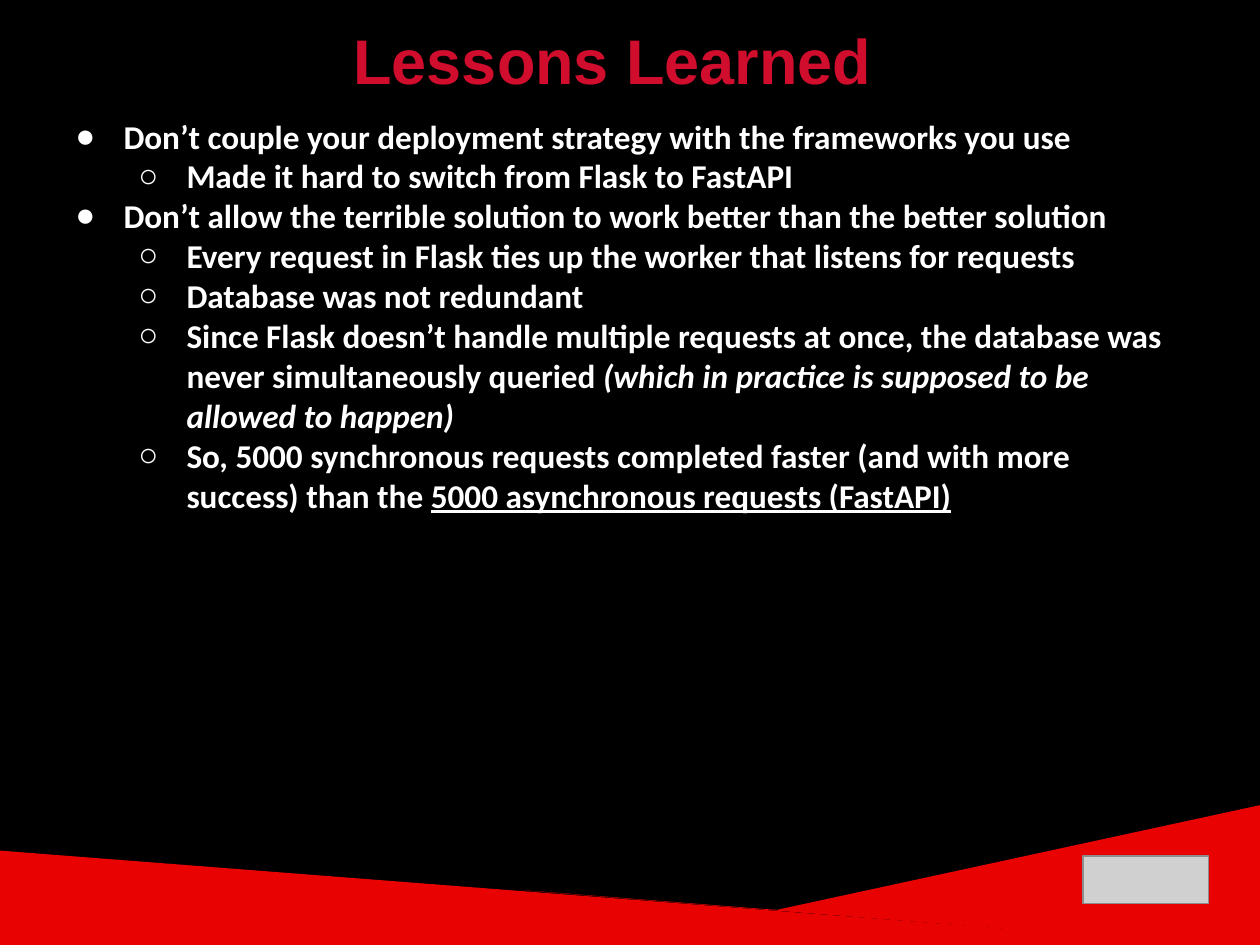
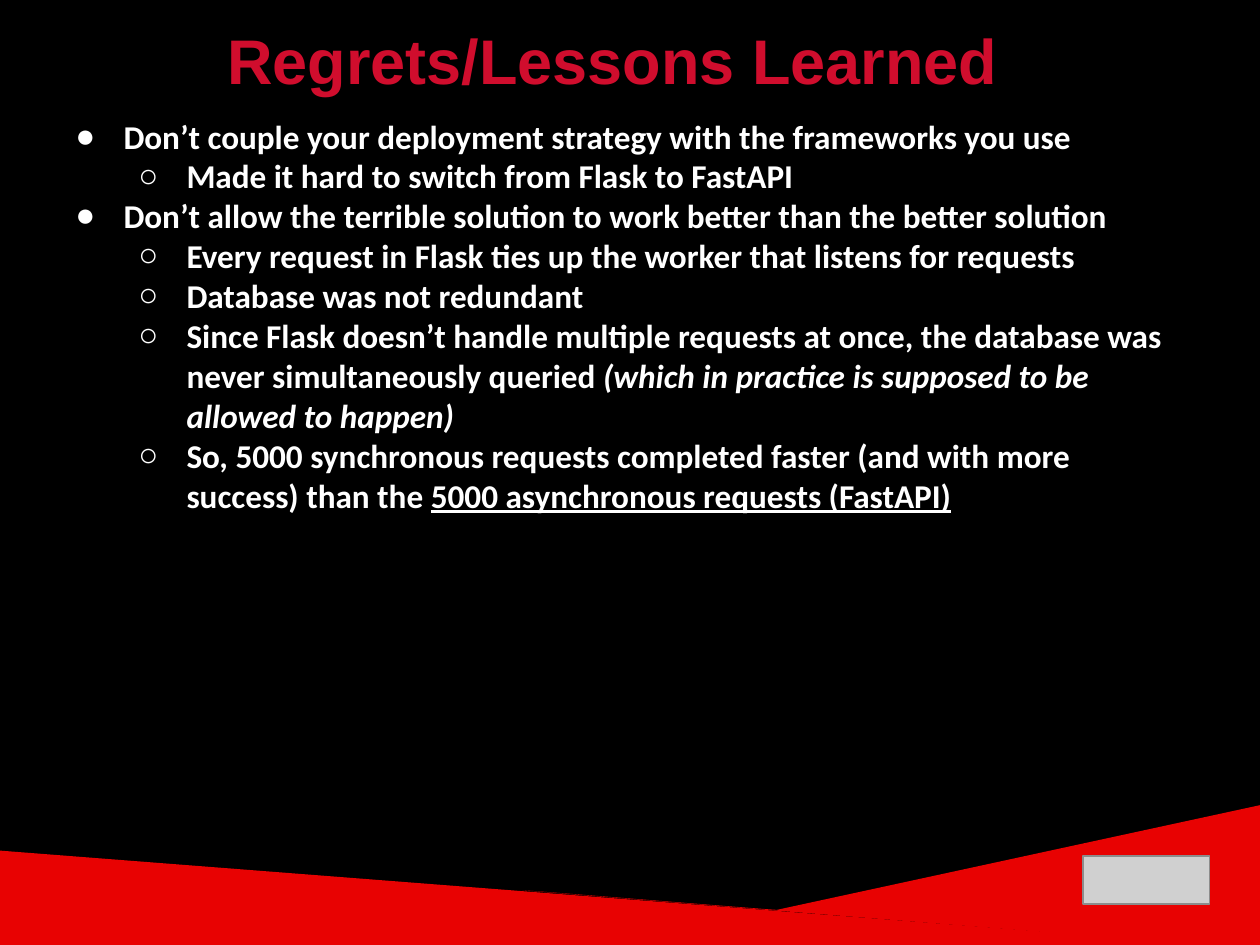
Before and after one commit to ckjarmon/CSUN-Dashboard, a slide deck: slide 14 of documentation/White Volley Girls - Final Project Presentation (Season 2).pptx (slide 9 before the commit). Drawn at 1260x945 pixels with LibreOffice and Linux fonts; fonts in the diff are those of the drawing; grey boxes stand for pictures. Boxes give left, top, right and bottom in pixels: in the first picture for what was removed or moved away, otherwise in the second. Text is boxed around its words. In the diff, an @@ line names an element or a change of style, - is before the commit and + after.

```diff
--- a/documentation/White Volley Girls - Final Project Presentation (Season 2).pptx
+++ b/documentation/White Volley Girls - Final Project Presentation (Season 2).pptx
@@ text at [227, 38, 997, 96]: text changed @@
-Lessons Learned
+Regrets/Lessons Learned
```
Also in this commit, not shown: 4 other slides changed, 8 slides added, 3 slides removed.
